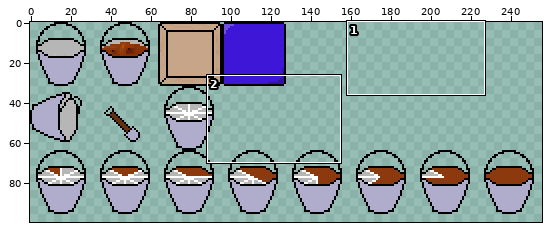
Edited in one commit: sprite sheet (assets/sprites/sheet.png). Above: a wide view before the commit, with the close-up outlined.
Close-up. Old version:
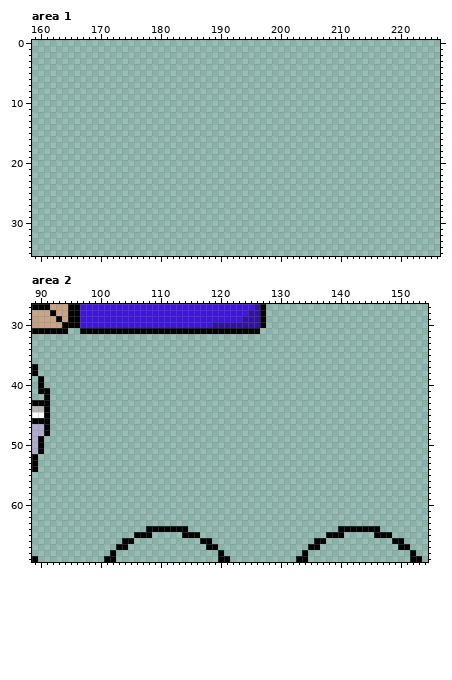
The file is 256x256 pixels. Colours within 5 levels of each other are drawn and written as one. Shown: area 1: x 159..226, y 0..35; area 2: x 89..154, y 27..69. The wide view leaves out empty margins.
Now the later version:
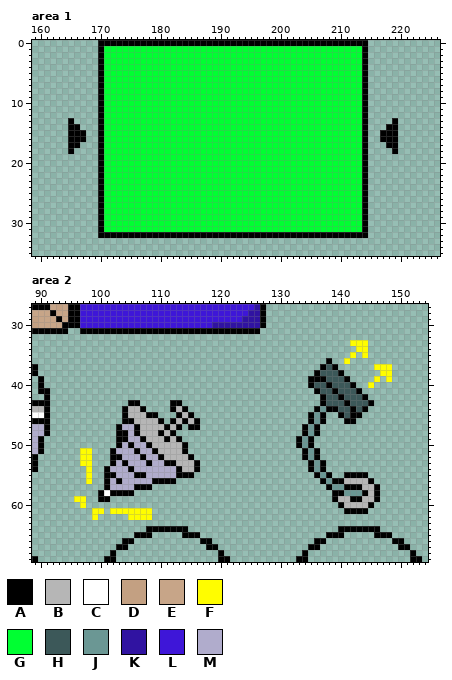
Palette (. is transparent): A #000000  B #b6b6b6  C #ffffff  D #c3a082  E #c7a588  F #fffd00  G #00ff32  H #3c5859  J #6b9794  K #3013a1  L #3e16d8  M #b0accc
The exact change:
Changed rows in their new state; - is an unchanged pixel.
Area 1:
first column x 165:
 0 -----AAAAAAAAAAAAAAAAAAAAAAAAAAAAAAAAAAAAAAAAAAAAA-----
 1 -----AGGGGGGGGGGGGGGGGGGGGGGGGGGGGGGGGGGGGGGGGGGGA-----
 2 -----AGGGGGGGGGGGGGGGGGGGGGGGGGGGGGGGGGGGGGGGGGGGA-----
 3 -----AGGGGGGGGGGGGGGGGGGGGGGGGGGGGGGGGGGGGGGGGGGGA-----
 4 -----AGGGGGGGGGGGGGGGGGGGGGGGGGGGGGGGGGGGGGGGGGGGA-----
 5 -----AGGGGGGGGGGGGGGGGGGGGGGGGGGGGGGGGGGGGGGGGGGGA-----
 6 -----AGGGGGGGGGGGGGGGGGGGGGGGGGGGGGGGGGGGGGGGGGGGA-----
 7 -----AGGGGGGGGGGGGGGGGGGGGGGGGGGGGGGGGGGGGGGGGGGGA-----
 8 -----AGGGGGGGGGGGGGGGGGGGGGGGGGGGGGGGGGGGGGGGGGGGA-----
 9 -----AGGGGGGGGGGGGGGGGGGGGGGGGGGGGGGGGGGGGGGGGGGGA-----
10 -----AGGGGGGGGGGGGGGGGGGGGGGGGGGGGGGGGGGGGGGGGGGGA-----
11 -----AGGGGGGGGGGGGGGGGGGGGGGGGGGGGGGGGGGGGGGGGGGGA-----
12 -----AGGGGGGGGGGGGGGGGGGGGGGGGGGGGGGGGGGGGGGGGGGGA-----
13 A----AGGGGGGGGGGGGGGGGGGGGGGGGGGGGGGGGGGGGGGGGGGGA----A
14 AA---AGGGGGGGGGGGGGGGGGGGGGGGGGGGGGGGGGGGGGGGGGGGA---AA
15 AAA--AGGGGGGGGGGGGGGGGGGGGGGGGGGGGGGGGGGGGGGGGGGGA--AAA
16 AAA--AGGGGGGGGGGGGGGGGGGGGGGGGGGGGGGGGGGGGGGGGGGGA--AAA
17 AA---AGGGGGGGGGGGGGGGGGGGGGGGGGGGGGGGGGGGGGGGGGGGA---AA
18 A----AGGGGGGGGGGGGGGGGGGGGGGGGGGGGGGGGGGGGGGGGGGGA----A
19 -----AGGGGGGGGGGGGGGGGGGGGGGGGGGGGGGGGGGGGGGGGGGGA-----
20 -----AGGGGGGGGGGGGGGGGGGGGGGGGGGGGGGGGGGGGGGGGGGGA-----
21 -----AGGGGGGGGGGGGGGGGGGGGGGGGGGGGGGGGGGGGGGGGGGGA-----
22 -----AGGGGGGGGGGGGGGGGGGGGGGGGGGGGGGGGGGGGGGGGGGGA-----
23 -----AGGGGGGGGGGGGGGGGGGGGGGGGGGGGGGGGGGGGGGGGGGGA-----
24 -----AGGGGGGGGGGGGGGGGGGGGGGGGGGGGGGGGGGGGGGGGGGGA-----
25 -----AGGGGGGGGGGGGGGGGGGGGGGGGGGGGGGGGGGGGGGGGGGGA-----
26 -----AGGGGGGGGGGGGGGGGGGGGGGGGGGGGGGGGGGGGGGGGGGGA-----
27 -----AGGGGGGGGGGGGGGGGGGGGGGGGGGGGGGGGGGGGGGGGGGGA-----
28 -----AGGGGGGGGGGGGGGGGGGGGGGGGGGGGGGGGGGGGGGGGGGGA-----
29 -----AGGGGGGGGGGGGGGGGGGGGGGGGGGGGGGGGGGGGGGGGGGGA-----
30 -----AGGGGGGGGGGGGGGGGGGGGGGGGGGGGGGGGGGGGGGGGGGGA-----
31 -----AGGGGGGGGGGGGGGGGGGGGGGGGGGGGGGGGGGGGGGGGGGGA-----
32 -----AAAAAAAAAAAAAAAAAAAAAAAAAAAAAAAAAAAAAAAAAAAAA-----
Area 2:
first column x 96:
33 ----------------------------------------------FFF----
34 -----------------------------------------------FF----
35 ----------------------------------------------F-F----
36 ------------------------------------------A--F-------
37 -----------------------------------------AHA------FFF
38 ----------------------------------------AHHHA------FF
39 ---------------------------------------AAAHHHA----F-F
40 ---------------------------------------AHHAHHHA--F---
41 ----------------------------------------AHHAHHHA-----
42 -----------------------------------------AHHAHHHA----
43 ---------AA-----AA-----------------------AHHHAHHHA---
44 --------ABBA----ABA---------------------AJAAHHAHA----
45 --------ABBBAA---ABA-------------------AJA--AHAA-----
46 --------AABBBBA-ABABA------------------AJA---AA------
47 -------AMMABBBBABA-AA-----------------AJA------------
48 -------AAMABBBABA---------------------AJA------------
49 -------AAMMABBBABA-------------------AJA-------------
50 -------AMAMMABBBBBA------------------AJA-------------
51 -FF---AMMMAMMABBBBA-------------------AJA------------
52 -FF---AAMMMAMMABBBBA------------------AJA------------
53 -FF---AMAMMMAMMAABBBA------------------AJA-----------
54 --F--AMMMAMMMMMMMABBA------------------AJA-----------
55 --F--AAMMMAAMMMMMAAA--------------------AJA--AAAA----
56 --F--AMAMMMMMAAAA------------------------AJAABBBBA---
57 -----AMMMMAAA-----------------------------AJJAAABBA--
58 ----ACAAAA---------------------------------AAJJJABA--
59 FF--AA-------------------------------------ABBAABBA--
60 -F------------------------------------------ABBBBA---
61 ---FF-FFFFFFF--------------------------------AAAA----
62 ---F-----FFFF----------------------------------------
Pixel boxes of the changes (left, top, right, bottom) in both close-ups:
added: (68, 40, 398, 238)
added: (296, 340, 392, 514)
added: (74, 400, 200, 520)
